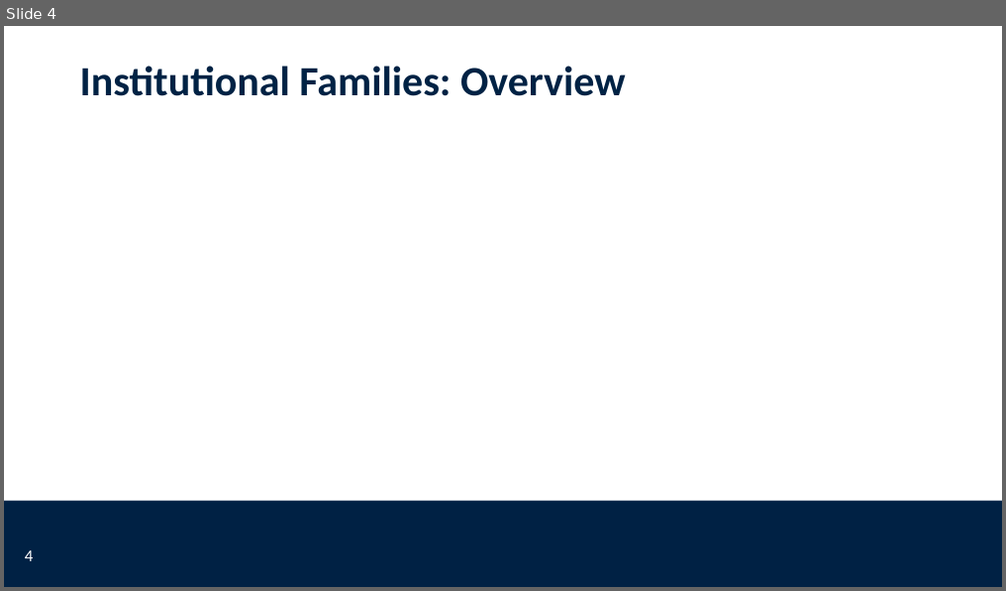
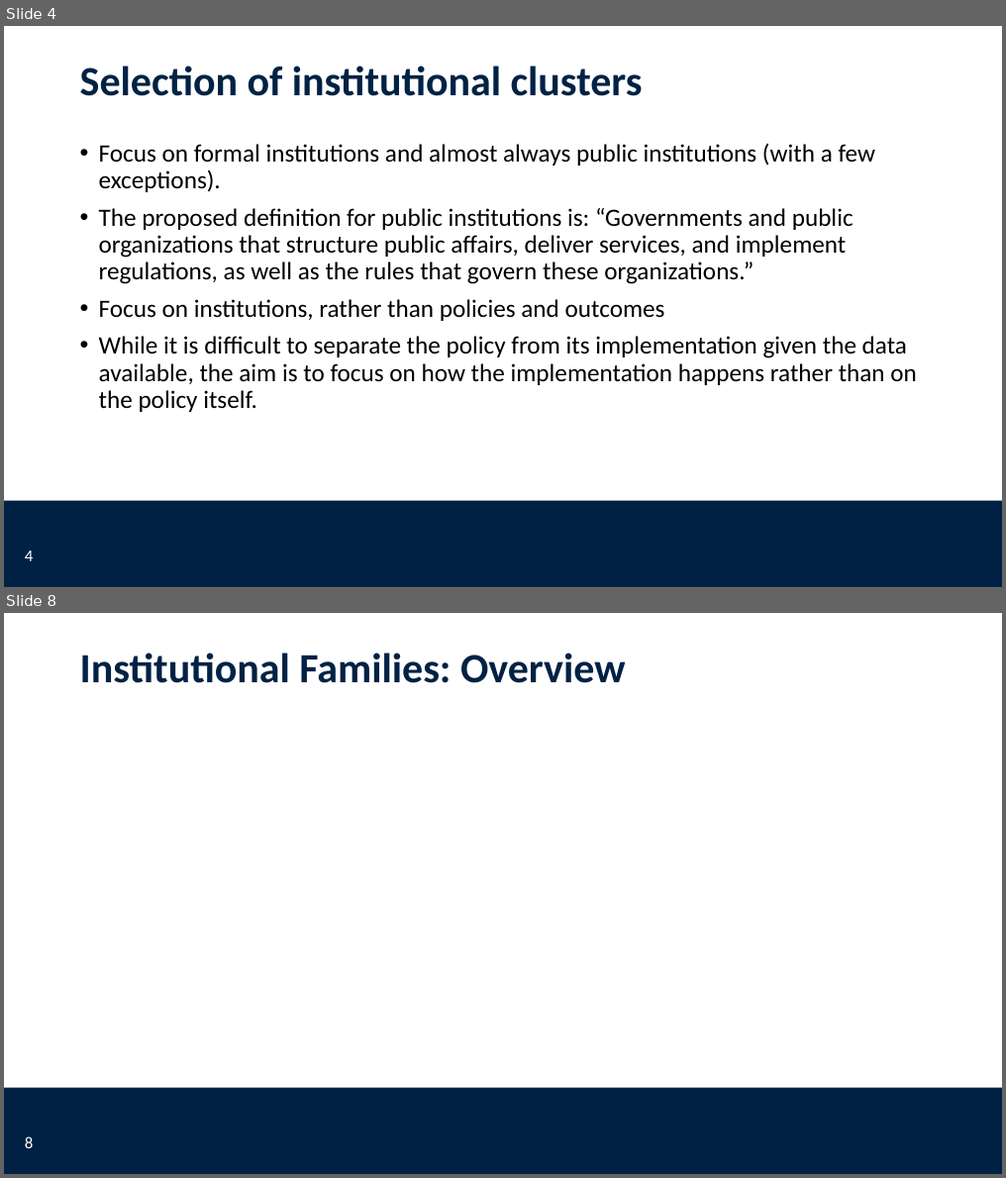
Before and after one commit to worldbank/institutional-assessment-dashboard, a slide deck: app/www/CLIAR_template.pptx. Shown one above the other, each under a label of ours: slide 4 before the commit, slides 4 and 8 after it; the slides between them are not shown. The pictures are 1006x591 and 1006x1178 pixels, drawn with LibreOffice and Linux fonts; fonts in the diff are those of the drawing; background and template pictures are left out. Boxes give left, top, right and bottom in pixels: in the first picture for what was removed or moved away, otherwise in the second. Text is boxed around its words. In the diff, an @@ line names an element or a change of style, - is before the commit and + after.

```diff
--- a/app/www/CLIAR_template.pptx
+++ b/app/www/CLIAR_template.pptx
@@ slide 4 added at box(4, 26, 1002, 587), background #FFFFFF; not listed: 1 template element that a slide beside it also shows @@
@@ title added at box(80, 66, 643, 96), 40 pt, text #002244, bold @@
+Selection of institutional clusters
@@ text added at box(99, 144, 917, 412), 24 pt, text #000000 @@
+• Focus on formal institutions and almost always public institutions (with a few exceptions).
+• The proposed definition for public institutions is: “Governments and public organizations that structure public affairs, deliver services, and implement regulations, as well as the rules that govern these organizations.”
+• Focus on institutions, rather than policies and outcomes
+• While it is difficult to separate the policy from its implementation given the data available, the aim is to focus on how the implementation happens rather than on the policy itself.
@@ page number added at box(25, 551, 33, 562), 16 pt, text #FFFFFF @@
+4
@@ what was slide 4 is now slide 8 @@
@@ page number at box(25, 1137, 33, 1149): text changed @@
-4
+8
```
Also in this commit, not shown: 2 slides changed, 5 other slides added, 1 slide removed.
